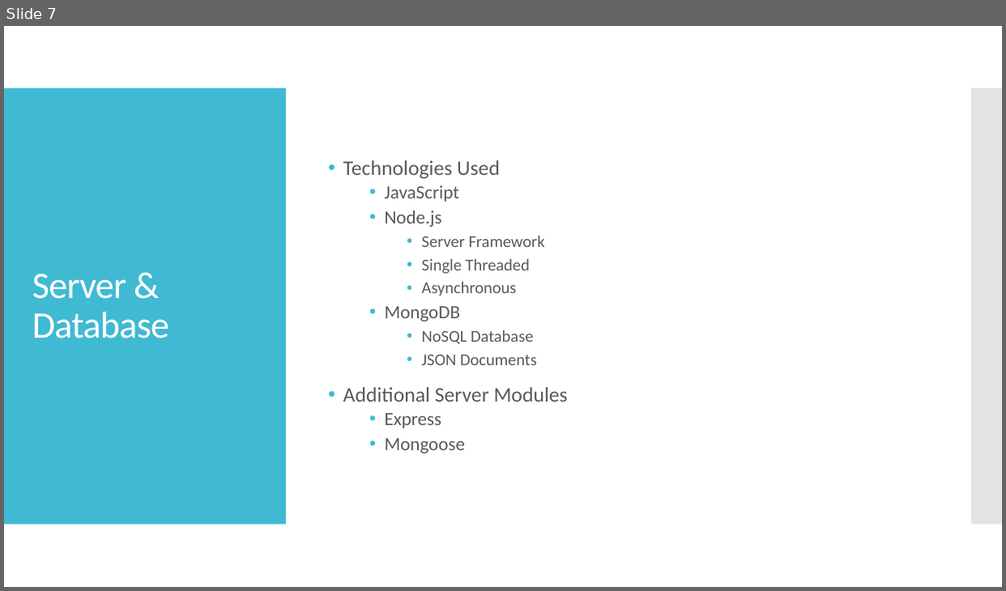
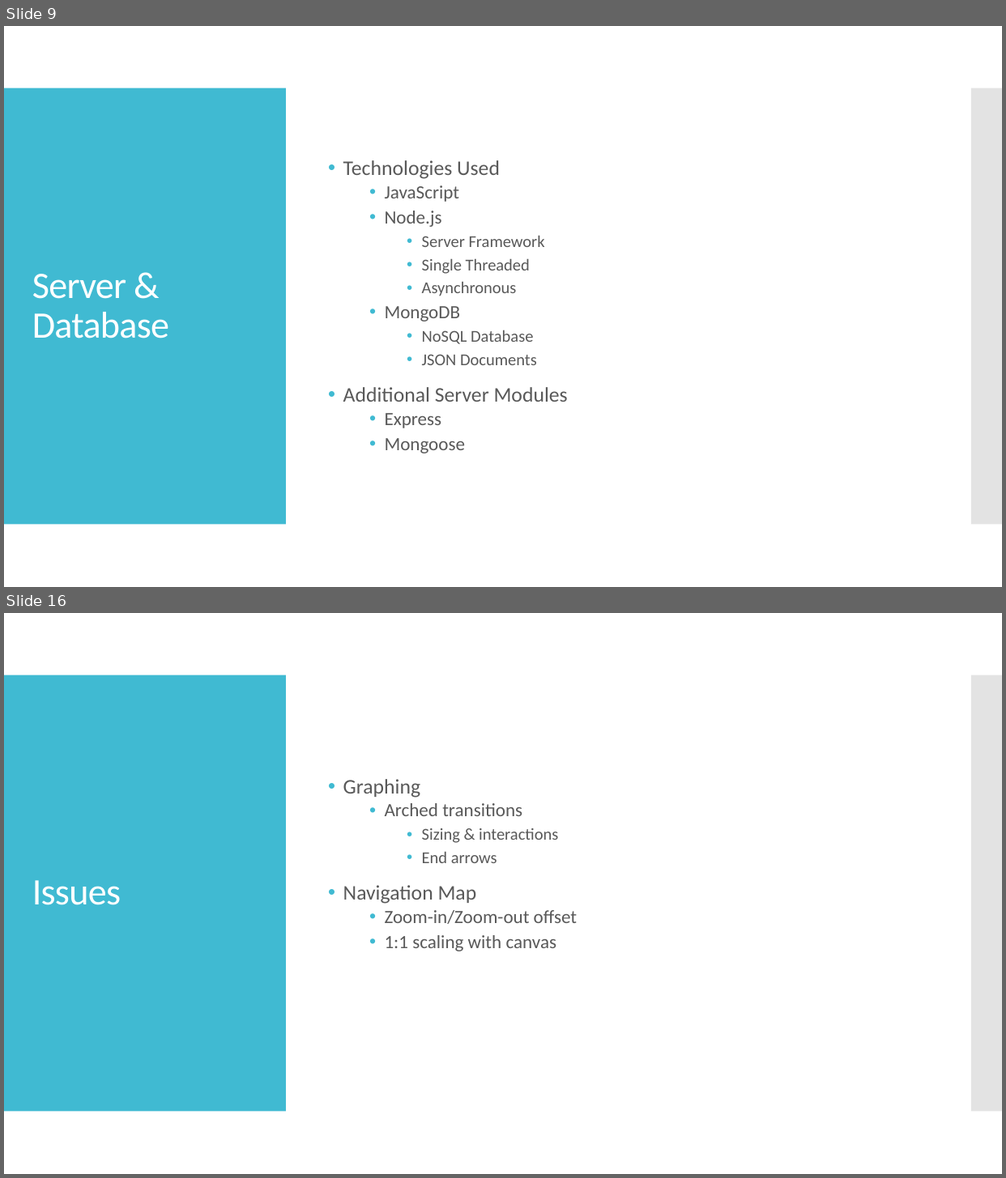
Before and after one commit to dhardin/Finite-State-Machine-Online, a slide deck: Presentation.pptx. Shown one above the other, each under a label of ours: slide 7 before the commit, slides 9 and 16 after it; the slides between them are not shown. The pictures are 1006x591 and 1006x1178 pixels, drawn with LibreOffice and Linux fonts; fonts in the diff are those of the drawing. Boxes give left, top, right and bottom in pixels: in the first picture for what was removed or moved away, otherwise in the second. Text is boxed around its words. In the diff, an @@ line names an element or a change of style, - is before the commit and + after.

Commit message:
Updated presentation, optimized navigation map updates

```diff
--- a/Presentation.pptx
+++ b/Presentation.pptx
@@ slide 16 added at bbox=[4, 613, 1002, 1174], background #FFFFFF; not listed: 2 template elements that a slide beside it also shows @@
@@ text added at bbox=[343, 779, 577, 952], 18 pt, text #595959 @@
+• Graphing
+  • Arched transitions
+    • Sizing & interactions
+    • End arrows
+• Navigation Map
+  • Zoom-in/Zoom-out offset
+  • 1:1 scaling with canvas
@@ title added at bbox=[32, 880, 121, 905], 36 pt, text #FFFFFF @@
+Issues
@@ what was slide 7 is now slide 9 @@
```
Also in this commit, not shown: 3 slides changed, 11 other slides added, 1 slide removed, 4 other files.
